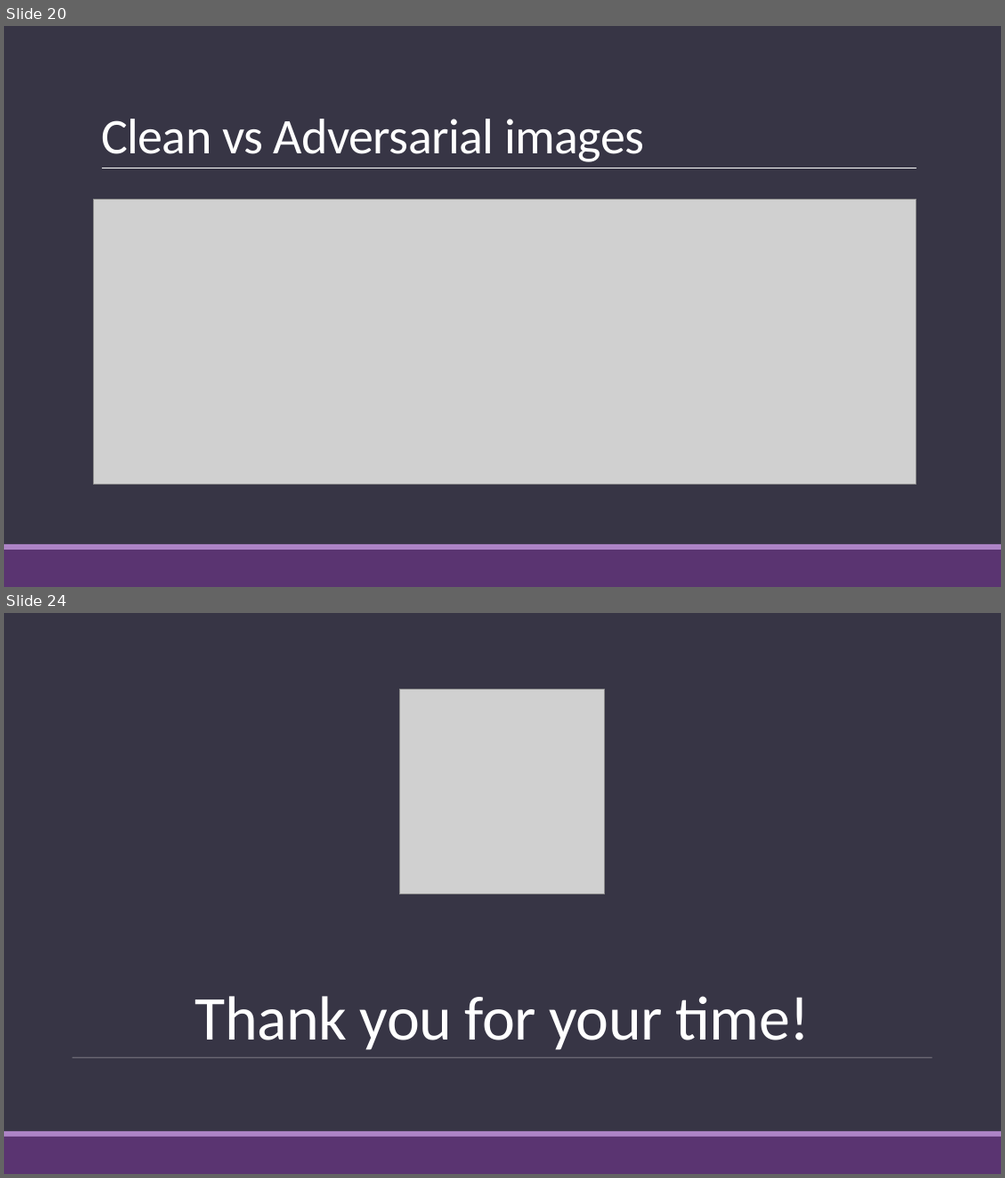
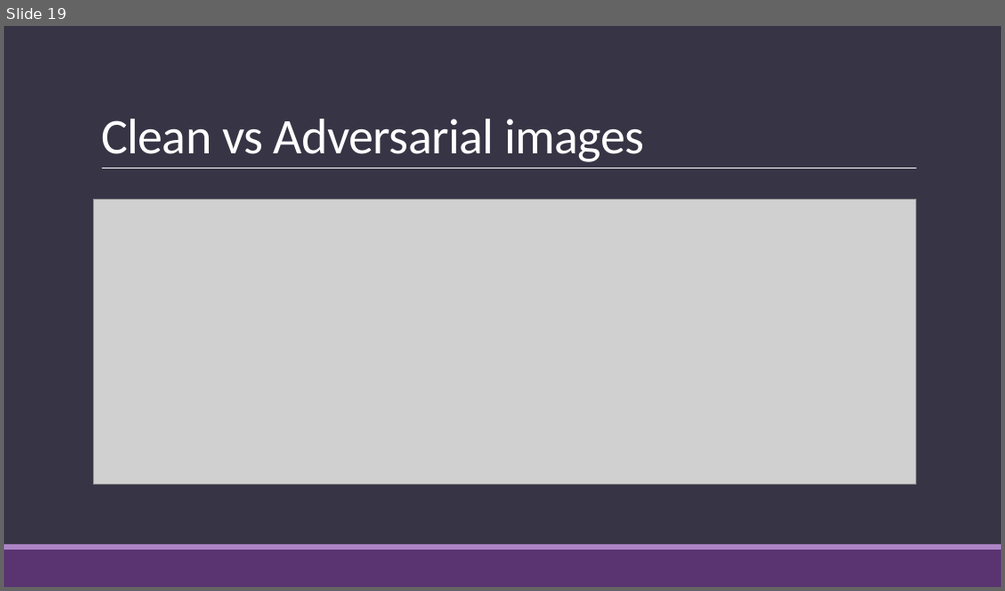
Before and after one commit to somecomfyguy/Project_IA3, a slide deck: project_ia3_presentation.pptx. Shown one above the other, each under a label of ours: slides 20 and 24 before the commit, slide 19 after it; the slides between them are not shown. The pictures are 1005x1178 and 1005x591 pixels, drawn with LibreOffice and Linux fonts; fonts in the diff are those of the drawing; grey boxes stand for pictures. Boxes give left, top, right and bottom in pixels: in the first picture for what was removed or moved away, otherwise in the second. Text is boxed around its words. In the diff, an @@ line names an element or a change of style, - is before the commit and + after.

```diff
--- a/project_ia3_presentation.pptx
+++ b/project_ia3_presentation.pptx
@@ slide 24 removed at (x1=4, y1=613, x2=1001, y2=1174), background #373545 @@
@@ rectangle removed at (x1=4, y1=613, x2=1001, y2=1131) @@
@@ picture removed at (x1=399, y1=690, x2=605, y2=894) @@
@@ title removed at (x1=194, y1=996, x2=809, y2=1050) @@
-Thank you for your time!
@@ line removed from (72, 1057) to (932, 1057) @@
@@ rectangle removed at (x1=4, y1=1131, x2=1001, y2=1136) @@
@@ rectangle removed at (x1=4, y1=1136, x2=1001, y2=1174) @@
@@ what was slide 20 is now slide 19 @@
```
Also in this commit, not shown: 6 slides changed, 1 slide added, 3 other slides removed, 1 other file.
